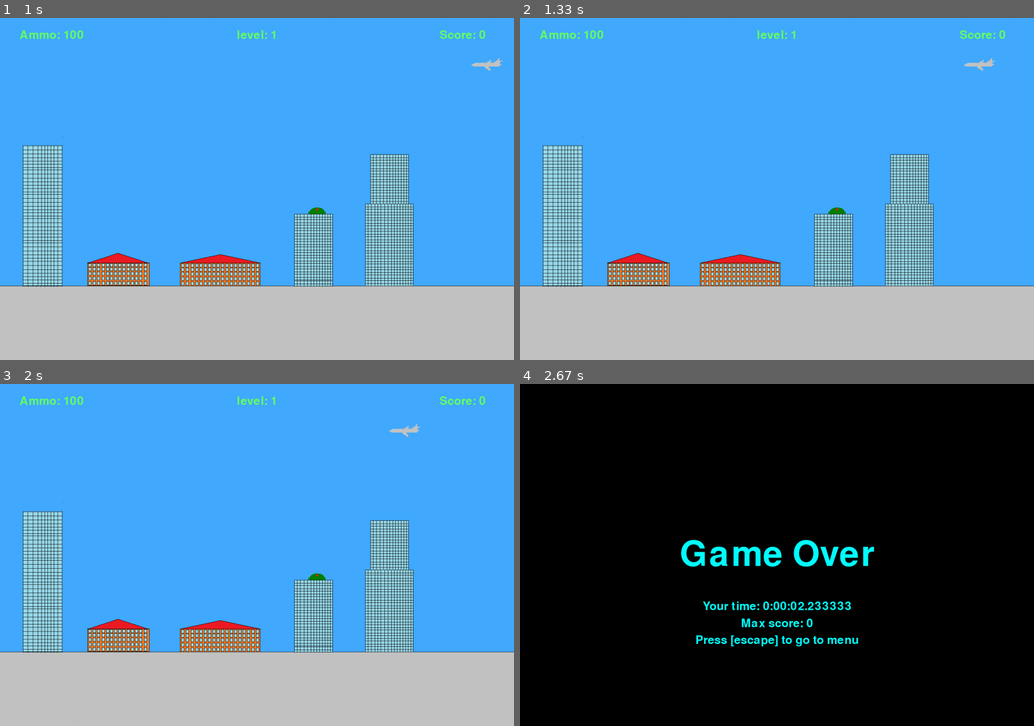
Above: before the commit, frames 1-4 (two rows, left to right).
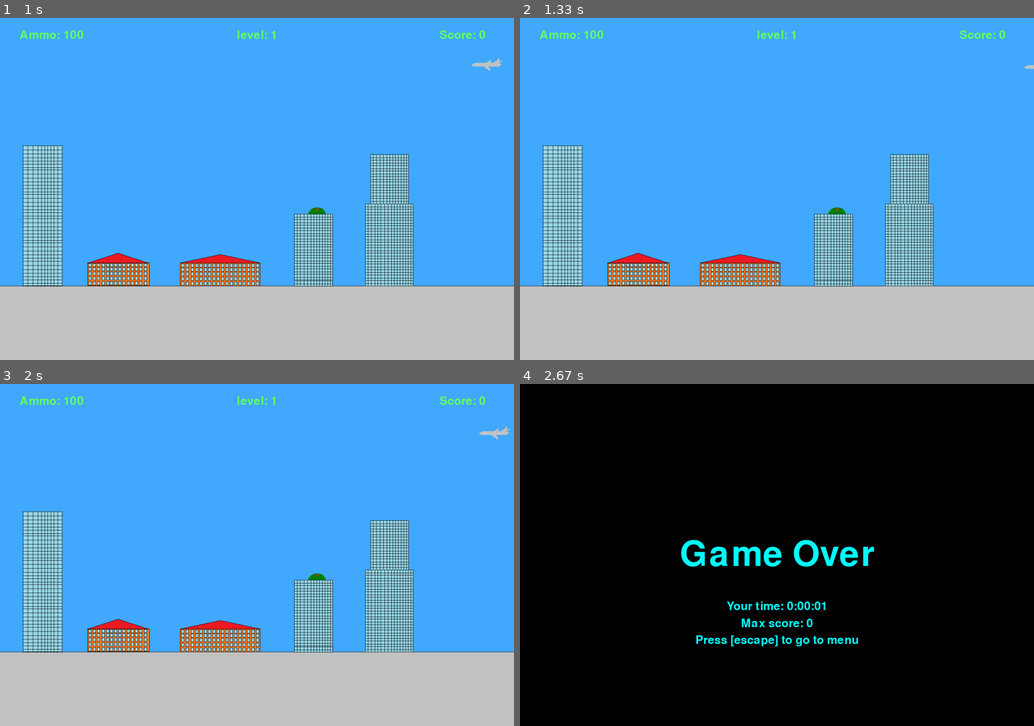
Above: after the commit, the same moments.

Repository: ViktorZhikharev/PyGameProject
Game: pygame game, started from main.py
The game is run twice, just before and just after one commit, with the same random seed, the same clock (stepped at 60 frames per second) and the same inputs.
Inputs:
- Up to frame 1 (1 s): click "Green Mountains" at 0.38 s; hold R from 0.67 s (still down); hold Right from 0.67 s (still down)
- Up to frame 2 (1.33 s): release R at 1.13 s; release Right at 1.13 s; hold P from 1.17 s (still down); hold Right from 1.17 s (still down)
- Up to frame 3 (2 s): release P at 1.63 s; release Right at 1.63 s; hold P from 1.67 s (still down)
- Up to frame 4 (2.67 s): release P at 2.13 s; hold Esc 2.17-2.63 s; hold Right 2.17-2.63 s

Frame 1 is identical in both runs. In frame 2, 0.1% of the frame differs, in the area x 86-100%, y 11-16%; in frame 3, 0.2%; in frame 4, 0.5%, in the area x 35-65%, y 63-67%.

Commit message:
хахахаха добавлена пауза и начало заново, ищите сами, это пасхалки

Diff:
--- a/main.py
+++ b/main.py
@@ -315,7 +315,8 @@
     finexit = False
     while True:
         all_sprites = pygame.sprite.Group()
-        if selector == 0:
+        reinit = False
+        if selector == 0 and not reinit:
             board = PGlist(6)
             board.set_view(100, 100, (500, 100))
             running = check = True
@@ -437,11 +438,25 @@
             ammo = 100
             lvlcount = 960
             running = check = check2 = True
-            shoot = tl = tr = False
+            shoot = tl = tr = paused = ap = False
             spd = 12
             clock = pygame.time.Clock()
             while running:
-                if score < 0:
+                if paused:
+                    for event in pygame.event.get():
+                        if event.type == pygame.QUIT:
+                            running = False
+                            finexit = True
+                        if event.type == pygame.KEYUP:
+                            if event.key == pygame.K_ESCAPE:
+                                running = False
+                                selector = 0
+                                paused = False
+                            if event.key == pygame.K_p:
+                                paused = False
+                                starttime += (datetime.datetime.now() - pausetime)
+                                ap = True
+                elif score < 0:
                     if check2:
                         check2 = False
                         fintime = datetime.datetime.now()
@@ -483,6 +498,11 @@
                                 running = False
                                 selector = 0
                     pygame.display.flip()
+                elif reinit:
+                    fintime = datetime.datetime.now()
+                    playtime = fintime - starttime
+                    stat_update()
+                    running = False
                 else:
                     screen.fill((66, 170, 255))
                     all_sprites.draw(screen)
@@ -507,6 +527,9 @@
                     ltext_h = ltext.get_height()
                     screen.blit(ltext, (ltext_x, ltext_y))
                     dt = clock.tick(120)
+                    if ap:
+                        dt = 0
+                        ap = False
                     for event in pygame.event.get():
                         if event.type == pygame.QUIT:
                             running = False
@@ -527,6 +550,11 @@
                                 tr = False
                             if event.key == pygame.K_ESCAPE:
                                 score = -100
+                            if event.key == pygame.K_p:
+                                paused = True
+                                pausetime = datetime.datetime.now()
+                            if event.key == pygame.K_r:
+                                reinit = True
                     if shoot and fc % spd == 0 and ammo > 0:
                         if fc < 50000:
                             ammo -= 1
